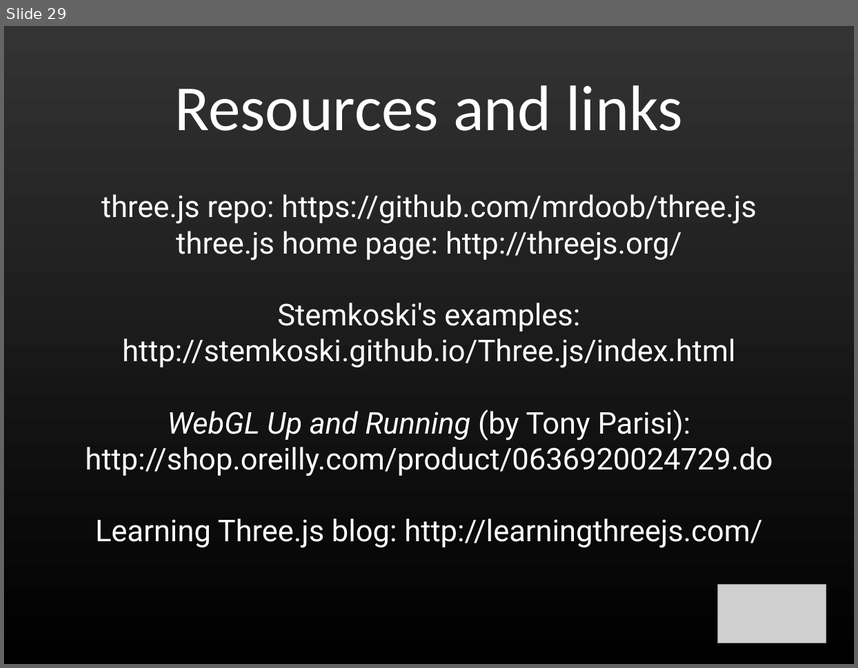
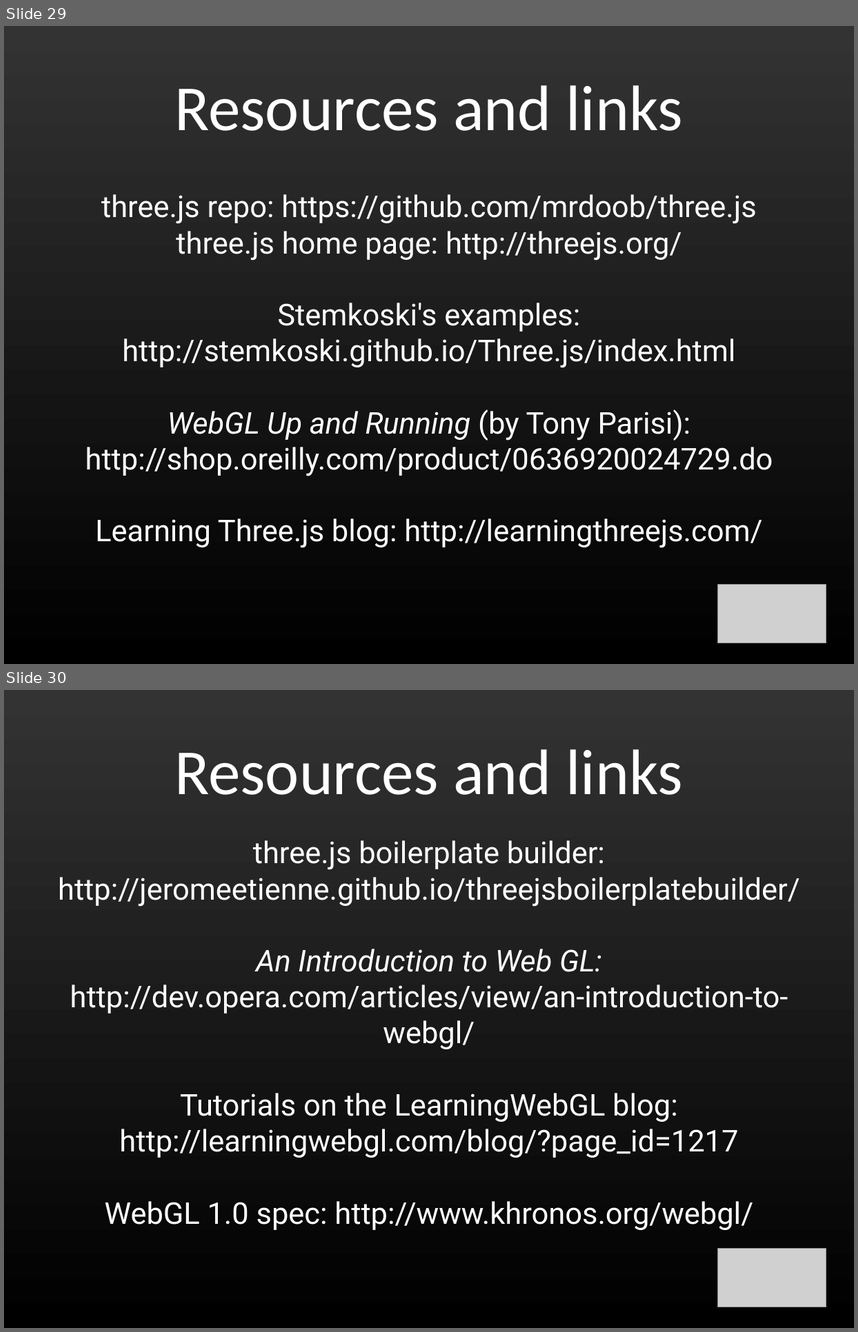
Before and after one commit to shegeek/teapots_can_fly, a slide deck: slides/teapots0.odp. Shown one above the other, each under a label of ours: slide 29 before the commit, slides 29 and 30 after it. The pictures are 858x668 and 858x1332 pixels, drawn with LibreOffice and Linux fonts; fonts in the diff are those of the drawing; grey boxes stand for pictures. Boxes give left, top, right and bottom in pixels: in the first picture for what was removed or moved away, otherwise in the second. Text is boxed around its words. In the diff, an @@ line names an element or a change of style, - is before the commit and + after.

```diff
--- a/slides/teapots0.odp
+++ b/slides/teapots0.odp
@@ slide 30 added at (4,690,854,1328), background gradient #333333 to #000000 @@
@@ title added at (174,749,683,795), 60 pt, text #FFFFFF @@
+Resources and links
@@ subtitle added at (58,840,800,1230), 28 pt, text #FFFFFF @@
+three.js boilerplate builder:
+http://jeromeetienne.github.io/threejsboilerplatebuilder/
+An Introduction to Web GL: http://dev.opera.com/articles/view/an-introduction-to-webgl/
+Tutorials on the LearningWebGL blog:
+http://learningwebgl.com/blog/?page_id=1217
+WebGL 1.0 spec: http://www.khronos.org/webgl/
@@ picture added at (717,1248,826,1307) @@
```
Also in this commit, not shown: 5 slides changed, 2 other files.
